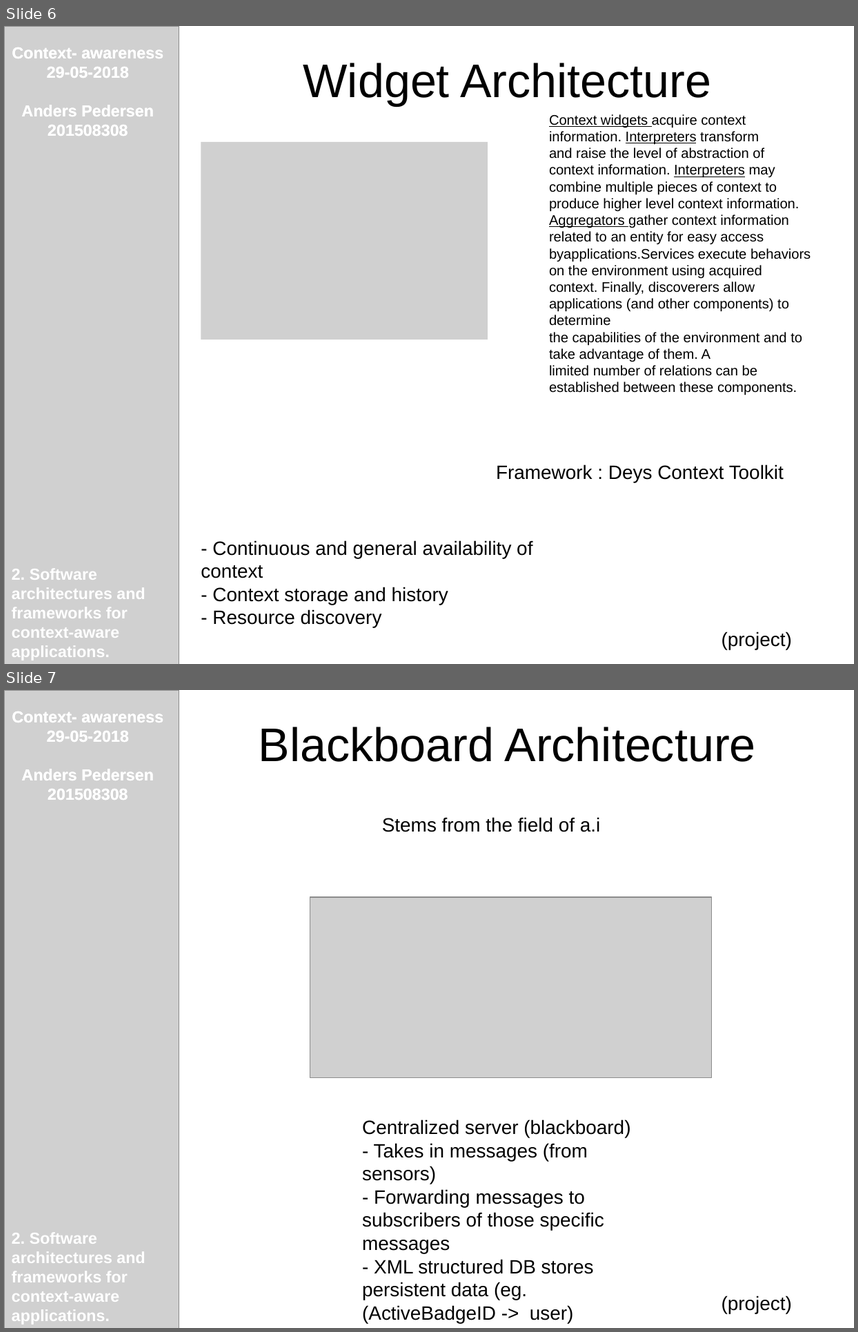
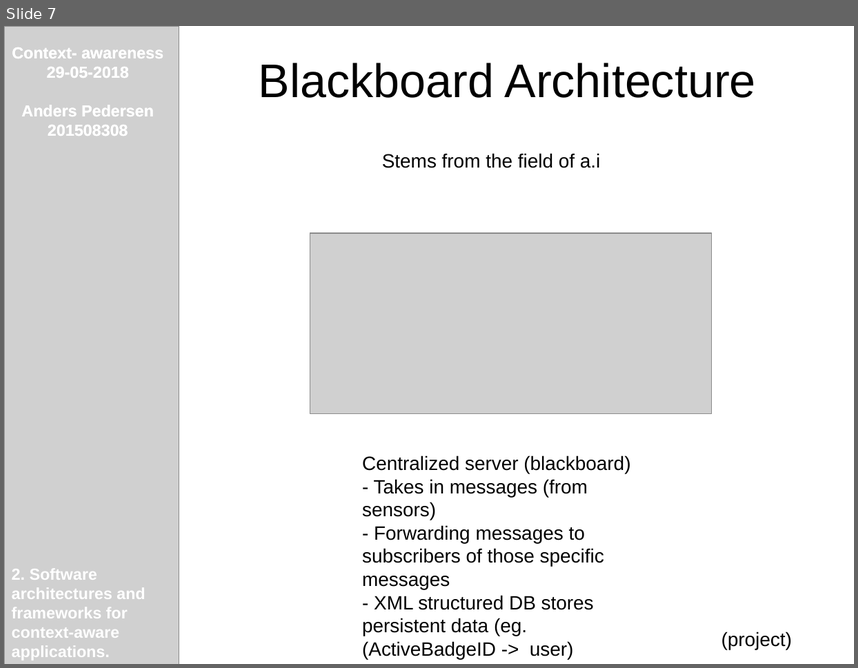
Before and after one commit to AndersHP/ContextAwarenessEksamen, a slide deck: 2SoftwareArchitecturesAndFrameworks .odp. Shown one above the other, each under a label of ours: slides 6 and 7 before the commit, slide 7 after it. The pictures are 858x1332 and 858x668 pixels, drawn with LibreOffice and Linux fonts; fonts in the diff are those of the drawing; grey boxes stand for pictures. Boxes give left, top, right and bottom in pixels: in the first picture for what was removed or moved away, otherwise in the second. Text is boxed around its words. In the diff, an @@ line names an element or a change of style, - is before the commit and + after.

```diff
--- a/2SoftwareArchitecturesAndFrameworks .odp
+++ b/2SoftwareArchitecturesAndFrameworks .odp
@@ slide 6 removed at [4,26,854,664], background #FFFFFF @@
@@ picture removed at [4,26,179,664] @@
@@ text removed at [12,47,163,136] @@
-Context- awareness
-29-05-2018
-Anders Pedersen
-201508308
@@ text removed at [303,63,711,106] @@
-Widget Architecture
@@ title removed at [348,85,510,107] @@
-Agenda
@@ text removed at [549,114,811,395] @@
-Context widgets acquire context information. Interpreters transform
-and raise the level of abstraction of context information. Interpreters may
-combine multiple pieces of context to produce higher level context information.
-Aggregators gather context information related to an entity for easy access
-byapplications.Services execute behaviors on the environment using acquired
-context. Finally, discoverers allow applications (and other components) to determine
-the capabilities of the environment and to take advantage of them. A
-limited number of relations can be established between these components.
@@ picture removed at [201,142,488,339] @@
@@ text removed at [496,464,784,482] @@
-Framework : Deys Context Toolkit
@@ text removed at [201,540,533,627] @@
-- Continuous and general availability of context
-- Context storage and history
-- Resource discovery
@@ text removed at [12,568,145,659] @@
-Context- awareness
-29-05-2018
-Anders Pedersen
-201508308
-2. Software architectures and frameworks for context-aware applications.
@@ text removed at [722,631,792,649] @@
-(project)
```
Also in this commit, not shown: 3 slides changed, 1 other slide removed, 4 other files.
